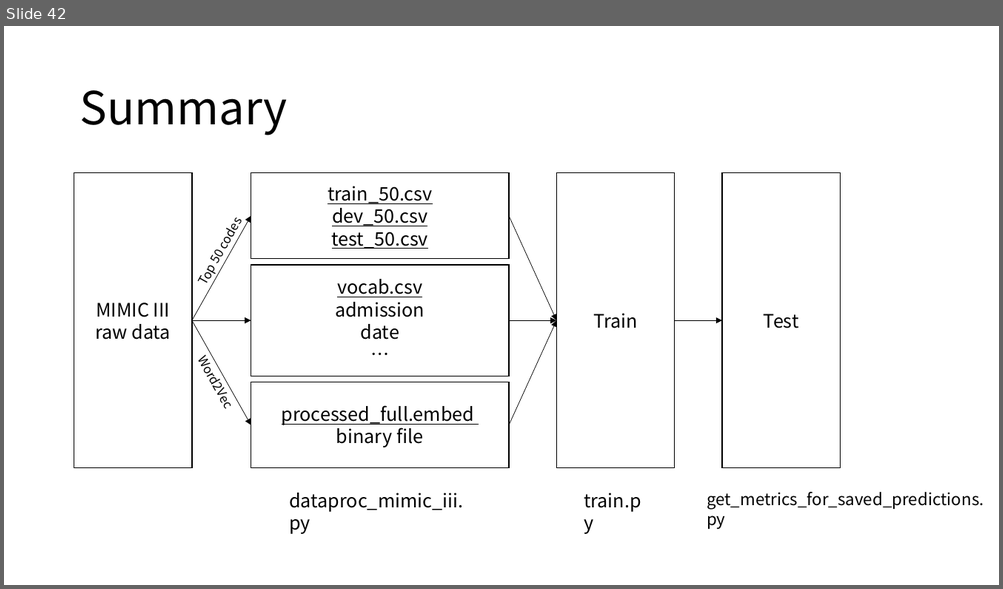
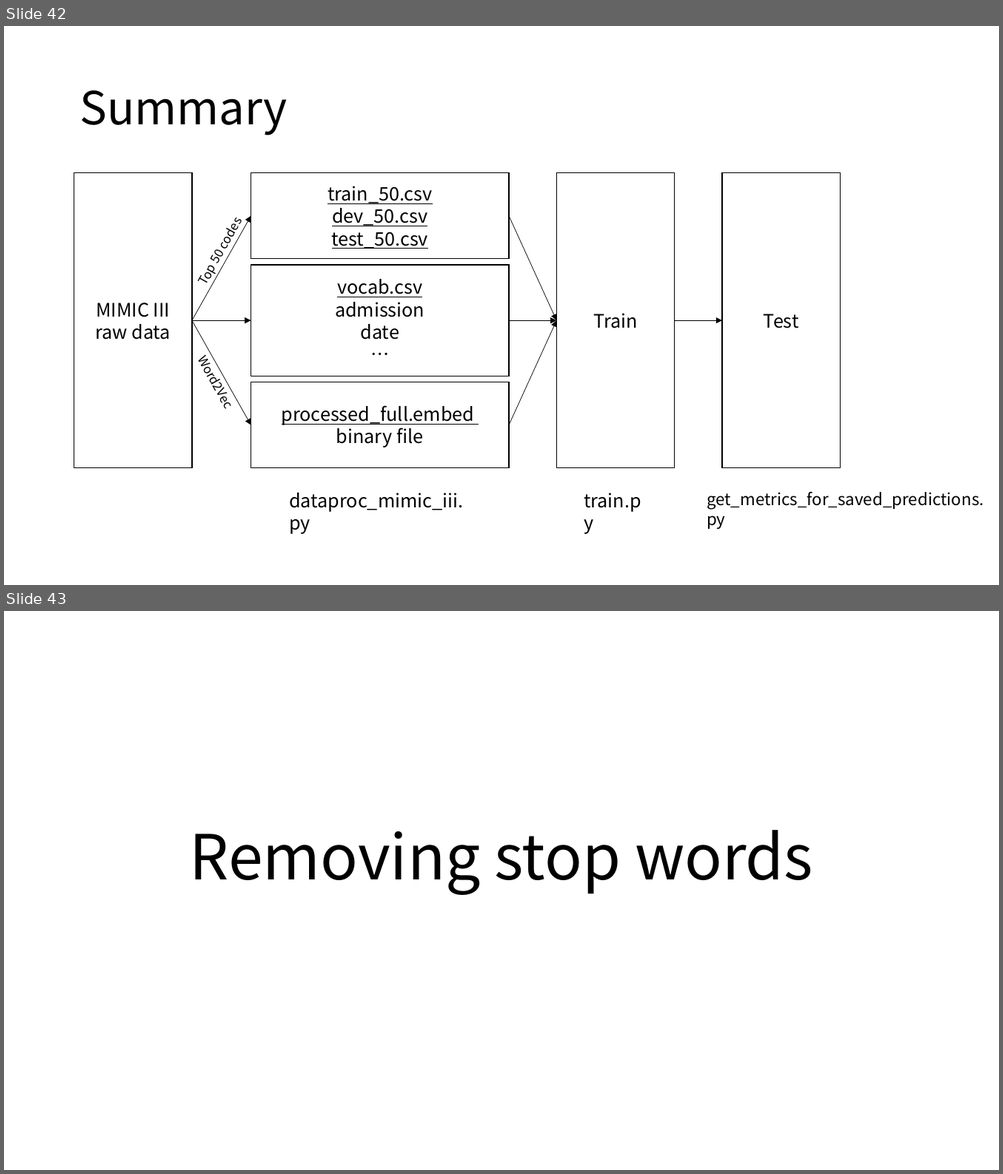
Before and after one commit to curt-tigges/mimic-dl-labeling-benchmarks, a slide deck: MIMIC_III_Preprocessing_Explained.pptx. Shown one above the other, each under a label of ours: slide 42 before the commit, slides 42 and 43 after it. The pictures are 1003x589 and 1003x1174 pixels, drawn with LibreOffice and Linux fonts; fonts in the diff are those of the drawing. Boxes give left, top, right and bottom in pixels: in the first picture for what was removed or moved away, otherwise in the second. Text is boxed around its words. In the diff, an @@ line names an element or a change of style, - is before the commit and + after.

```diff
--- a/MIMIC_III_Preprocessing_Explained.pptx
+++ b/MIMIC_III_Preprocessing_Explained.pptx
@@ slide 43 added at [4,611,999,1170], background #FFFFFF @@
@@ title added at [190,830,813,895], 60 pt, text #000000 @@
+Removing stop words
```
Also in this commit, not shown: 3 other slides added, 1 other file.
